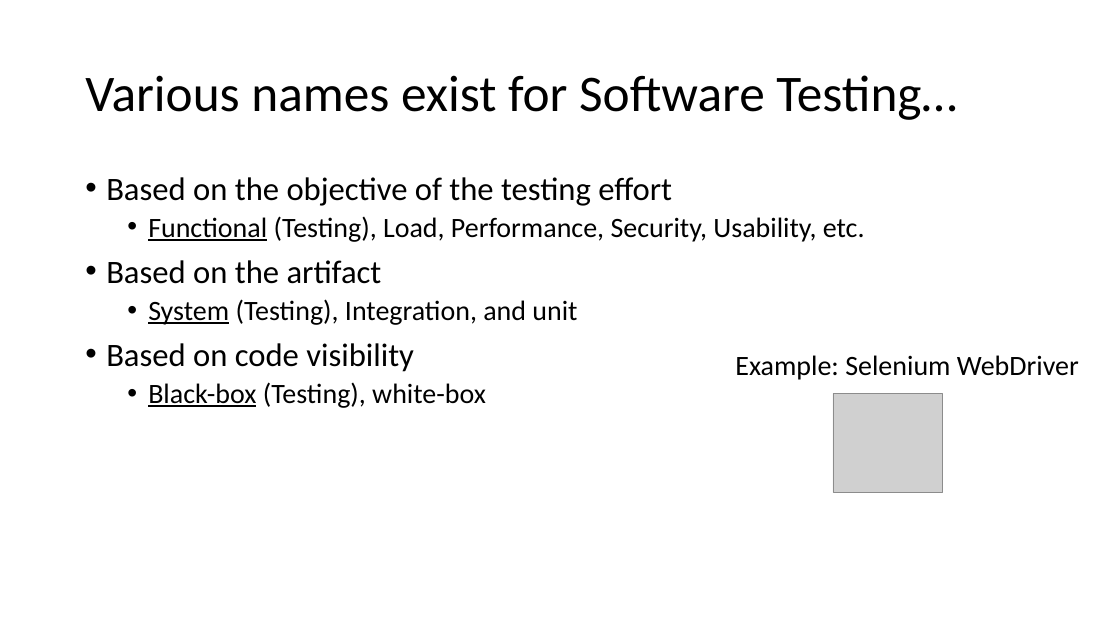
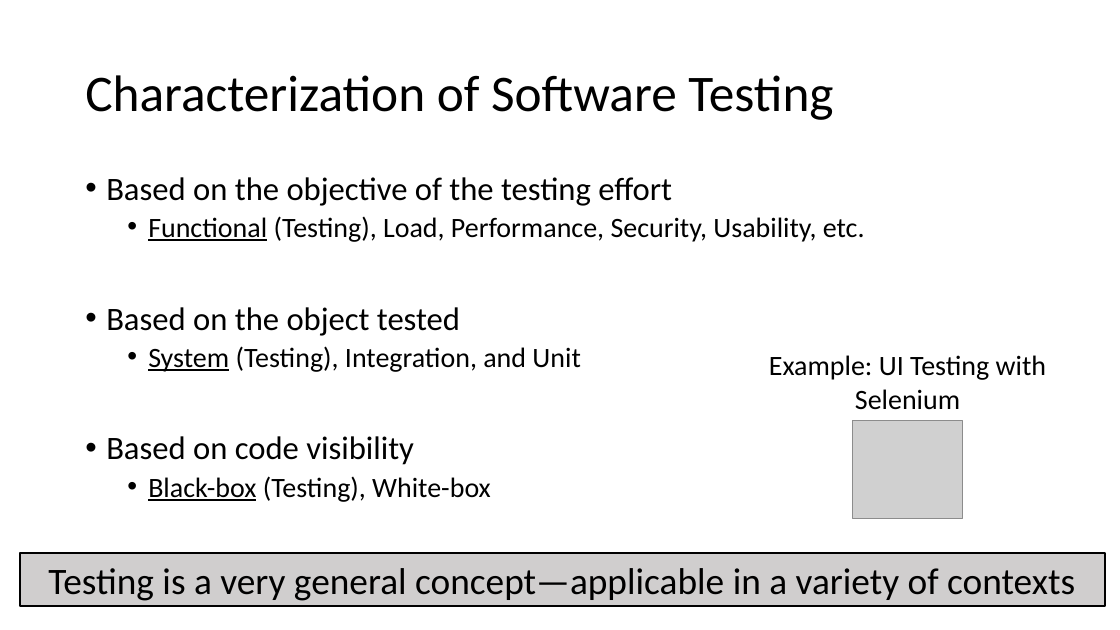
Before and after one commit to damorim/testing-cin-minicourse, a slide deck: slide 20 of testing-minicourse.pptx (slide 11 before the commit). Drawn at 1120x630 pixels with LibreOffice and Linux fonts; fonts in the diff are those of the drawing; grey boxes stand for pictures. Boxes give left, top, right and bottom in pixels: in the first picture for what was removed or moved away, otherwise in the second. Text is boxed around its words. In the diff, an @@ line names an element or a change of style, - is before the commit and + after.

Commit message:
Add files via upload
updating slides

```diff
--- a/testing-minicourse.pptx
+++ b/testing-minicourse.pptx
@@ text at (85,75,833,120): text changed @@
-Various names exist for Software Testing…
+Characterization of Software Testing
@@ text at (106,307,580,372): text changed @@
-• Based on the artifact
-  • System (Testing), Integration, and unit
+• Based on the object tested
+  • System (Testing), Integration, and Unit
@@ text at (769,355,1046,410): text changed @@
-Example: Selenium WebDriver
+Example: UI Testing with Selenium
@@ picture: place and size @@
-picture at (833,393,943,492)
+picture at (853,420,962,519)
@@ text at (148,476,491,502): text changed @@
-  • Black-box (Testing), white-box
+  • Black-box (Testing), White-box
@@ rectangle added at (20,553,1106,606), fill #D0CECE, outline #000000 2 pt, 32 pt, text #000000 @@
+Testing is a very general concept—applicable in a variety of contexts
```
Also in this commit, not shown: 20 other slides changed, 45 slides added, 18 slides removed.
